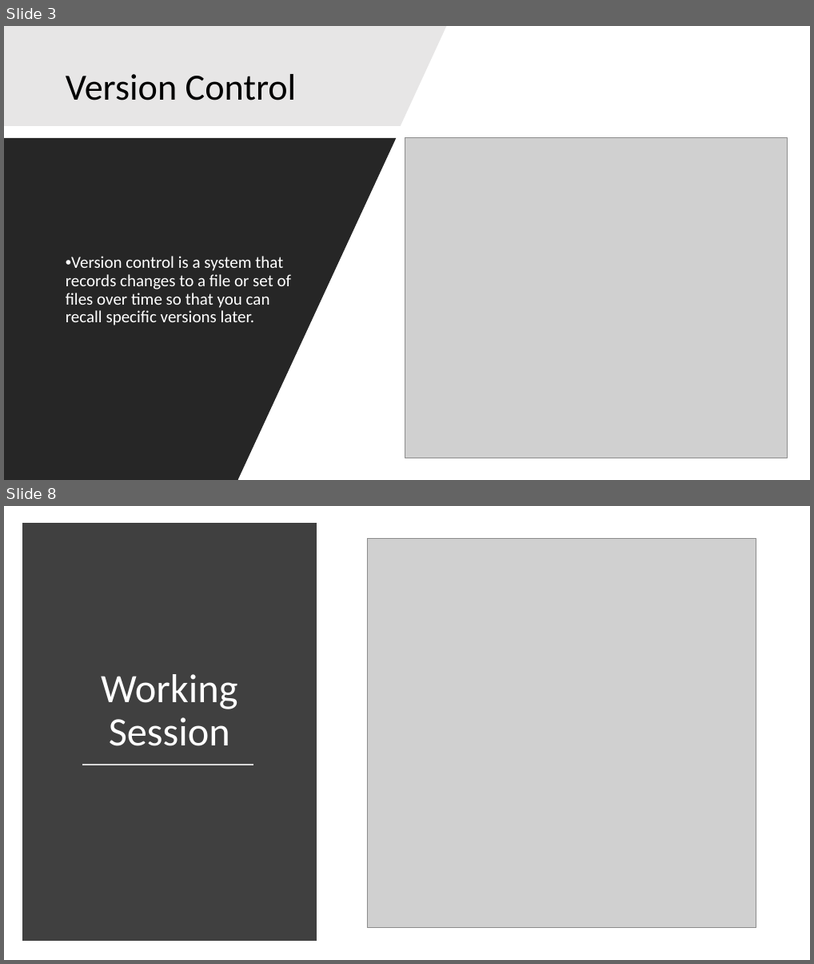
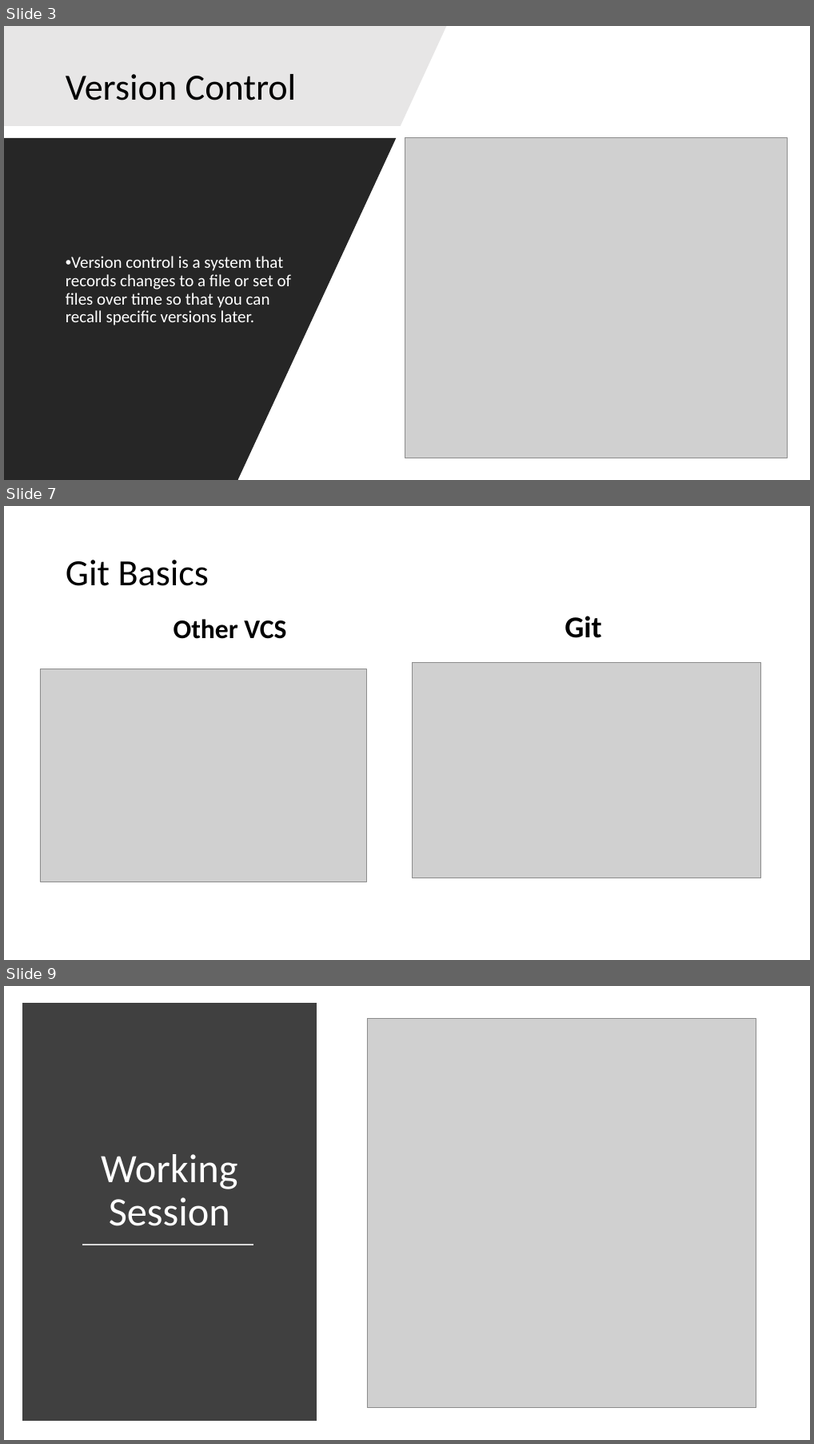
Before and after one commit to niravsh/ptg-gitsession-2017, a slide deck: PennTechnoGrads.pptx. Shown one above the other, each under a label of ours: slides 3 and 8 before the commit, slides 3, 7 and 9 after it; the slides between them are not shown. The pictures are 814x964 and 814x1444 pixels, drawn with LibreOffice and Linux fonts; fonts in the diff are those of the drawing; grey boxes stand for pictures. Boxes give left, top, right and bottom in pixels: in the first picture for what was removed or moved away, otherwise in the second. Text is boxed around its words. In the diff, an @@ line names an element or a change of style, - is before the commit and + after.

Commit message:
Added git basics

```diff
--- a/PennTechnoGrads.pptx
+++ b/PennTechnoGrads.pptx
@@ slide 7 added at (4,506,810,960), background #FFFFFF @@
@@ title added at (66,560,209,586), 44 pt, text #000000 @@
+Git Basics
@@ text added at (174,619,286,639), 32 pt, text #000000, bold @@
+Other VCS
@@ text added at (565,616,602,638), 36 pt, text #000000, bold @@
+Git
@@ picture added at (40,669,367,882) @@
@@ picture added at (412,662,762,877) @@
@@ what was slide 8 is now slide 9 @@
```
Also in this commit, not shown: 4 other slides added, 4 slides removed.
